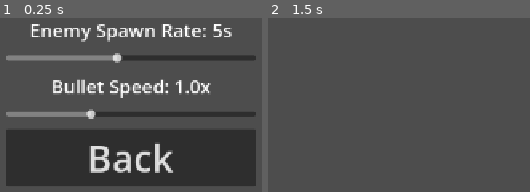
Above: before the commit, frames 1-2 (left to right).
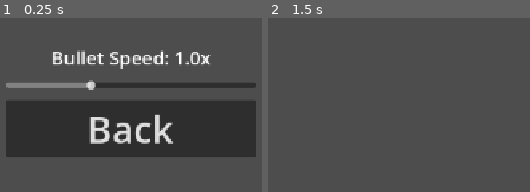
Above: after the commit, the same moments.

Repository: piotrrusak/coldcurve-vancouver
Game: Godot game, scene res://scenes/options/options.tscn
Same seed, same stepped clock (60 frames per second), same inputs: the game is played once before the commit and once after it. This scene is started directly instead of the project's main scene.
Inputs (mouse positions are in pixels of both pictures, inside the frame that each line leads up to):
- Up to frame 1 (0.25 s): no input
- Up to frame 2 (1.5 s): tap Enter at 0.5 s; move the mouse to (outside the picture) at 0.52 s; hold D (move_right) 0.53-1.25 s; click "Back" at 1.25 s

The runs differ from the first frame. In frame 1, 41% of the frame differs, in the area x 2-98%, y 3-97%; in frame 2, nothing differs.

Commit message:
Removed spawn rate slider

Diff:
--- a/scenes/options/options.tscn
+++ b/scenes/options/options.tscn
@@ -20,18 +20,6 @@
 grow_vertical = 2
 alignment = 1
 
-[node name="SpawnRateLabel" type="Label" parent="Container"]
-theme_override_font_sizes/font_size = 30
-text = "Enemy Spawn Rate: 5s"
-horizontal_alignment = 1
-
-[node name="SpawnRateSlider" type="HSlider" parent="Container"]
-custom_minimum_size = Vector2(400, 40)
-min_value = 1.0
-max_value = 10.0
-step = 1.0
-value = 5.0
-
 [node name="BulletSpeedLabel" type="Label" parent="Container"]
 theme_override_font_sizes/font_size = 30
 text = "Bullet Speed: 1.0x"
@@ -48,6 +36,5 @@
 theme_override_font_sizes/font_size = 60
 text = "Back"
 
-[connection signal="value_changed" from="Container/SpawnRateSlider" to="." method="_on_spawn_rate_slider_value_changed"]
 [connection signal="value_changed" from="Container/BulletSpeedSlider" to="." method="_on_bullet_speed_slider_value_changed"]
 [connection signal="pressed" from="Container/BackButton" to="." method="_on_back_button_pressed"]
--- a/scripts/options/options.gd
+++ b/scripts/options/options.gd
@@ -1,29 +1,14 @@
 extends CanvasLayer
 
 signal back
-signal spawn_rate_changed(seconds: float)
-
-var spawn_rate: float = 5.0
 
 func _ready():
-	spawn_rate = GameSettings.enemy_spawn_rate
-	$Container/SpawnRateSlider.value = spawn_rate
-	_update_spawn_label(spawn_rate)
 	$Container/BulletSpeedSlider.value = GameSettings.bullet_speed_multiplier
 	_update_bullet_label(GameSettings.bullet_speed_multiplier)
-
-func _on_spawn_rate_slider_value_changed(value: float):
-	spawn_rate = value
-	GameSettings.enemy_spawn_rate = value
-	_update_spawn_label(value)
-	spawn_rate_changed.emit(value)
 
 func _on_bullet_speed_slider_value_changed(value: float):
 	GameSettings.bullet_speed_multiplier = value
 	_update_bullet_label(value)
-
-func _update_spawn_label(value: float):
-	$Container/SpawnRateLabel.text = "Enemy Spawn Rate: %ds" % int(value)
 
 func _update_bullet_label(value: float):
 	$Container/BulletSpeedLabel.text = "Bullet Speed: %.1fx" % value
